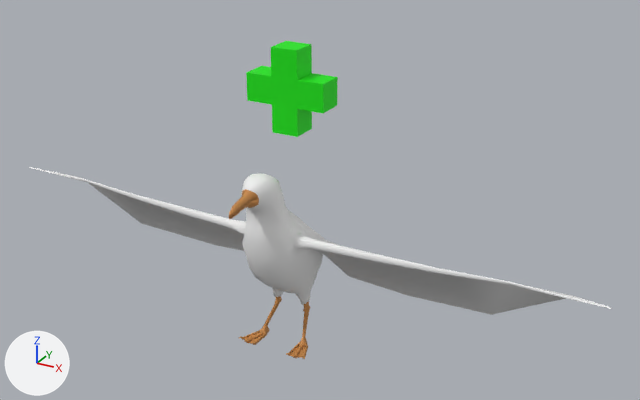
The FBX model VRPO/Assets/Resources/3D/Sitting Seagull.fbx as it was, and as the next commit left it.
Both versions are drawn from a 50 mm lens placed at (0.645, -1.086, 0.796), pointed at (0.035, 0.022, 0.242). The axes (+X, +Y, +Z) are drawn at lower left. The lights are the same throughout.

Objects in the first picture: 'Seagull'.
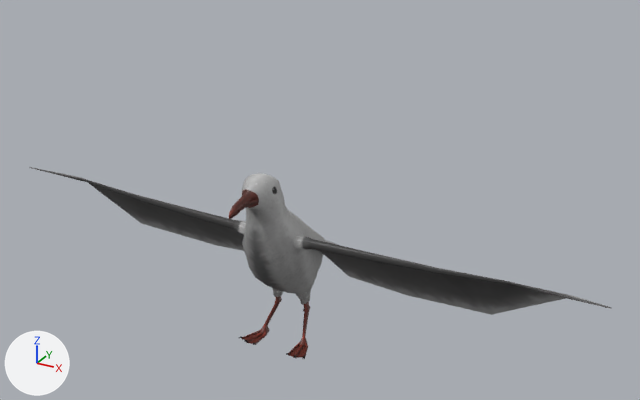
The newer file is also rescaled (x0.01) as a whole; pictures and numbers use the older file's frame.

Changed parts and their boxes [x1, y1, x2, y2] in the pictures (640 x 400 px):
'Seagull', reshaped (39% shorter)
    before: [29, 41, 611, 359]
    after: [29, 167, 611, 359]
part 1 of me_seagullmesh, deleted (green)
    before: [246, 41, 338, 137]
part 2 of me_seagullmesh, recoloured
    both: [29, 167, 611, 315]
part 3 of me_seagullmesh, recoloured
    both: [229, 189, 310, 359]

The change in detail:
Picture 'Seagull_Albedo_2.png' (img_seagull_albedo_2_png) is new.
Material 'Material__Seagull_Albedo_2_png' (mat_material__seagull_albedo_2_png) is new.
Its texture is img_seagull_albedo_2_png.
Material 'SeagullMaterial__Seagull_Albedo_2_png' (mat_seagullmaterial__seagull_albedo_2_png) is new.
Its texture is img_seagull_albedo_2_png.
me_seagullmesh is used by ob_seagull; location (0.0, 0.0, 0.0).
me_seagullmesh had 1287 vertices, 2225 faces and spanned x -0.499..0.499, y -0.174..0.186, z 0.012..0.485.
me_seagullmesh no longer uses material mat_healthmaterial (green #0ee700).
me_seagullmesh now has 1263 vertices, 2203 faces and spans x -0.499..0.499, y -0.174..0.186, z 0.012..0.318.
me_seagullmesh part 1: the loose piece of 24 vertices spanning x -0.065..0.065, y -0.022..0.022, z 0.356..0.485 is deleted.
me_seagullmesh part 2: 870 faces spanning x -0.499..0.499, y -0.125..0.186, z 0.07..0.318 switch from mat_seagullmaterial (white #f1f1f1) to mat_seagullmaterial__seagull_albedo_2_png (picture img_seagull_albedo_2_png).
me_seagullmesh part 3: 1333 faces spanning x -0.061..0.061, y -0.174..0.001, z 0.012..0.307 switch from mat_material (orange #c98a4a) to mat_material__seagull_albedo_2_png (picture img_seagull_albedo_2_png).
